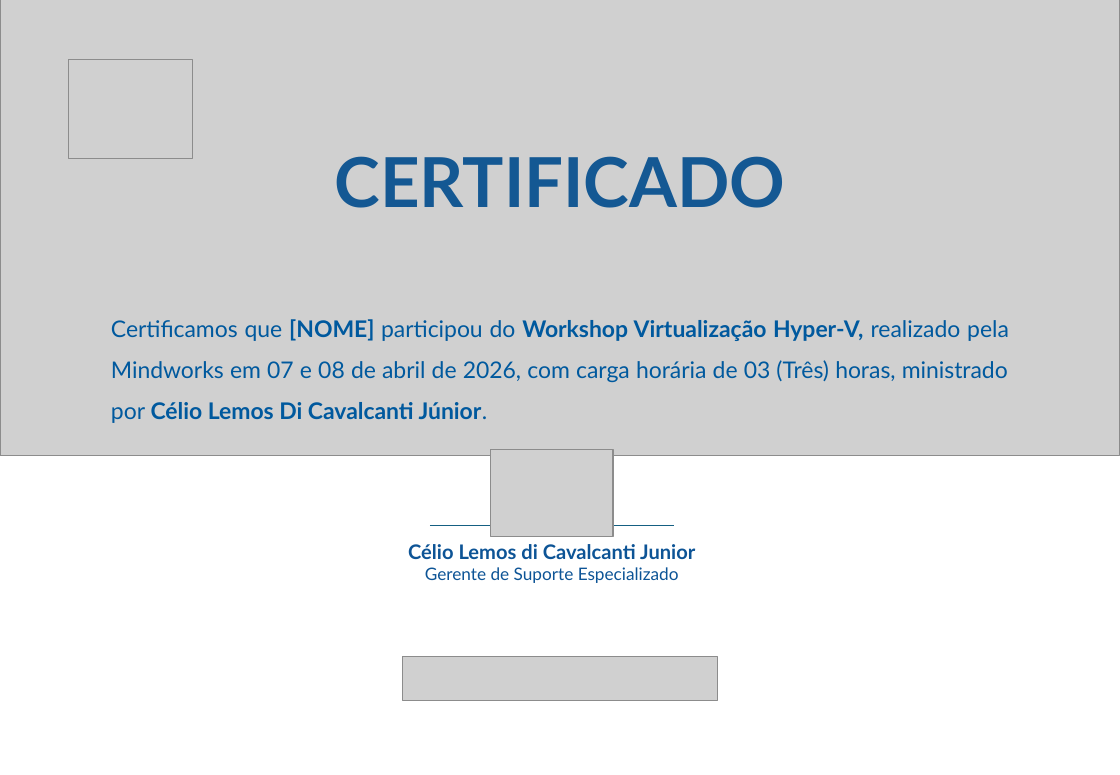
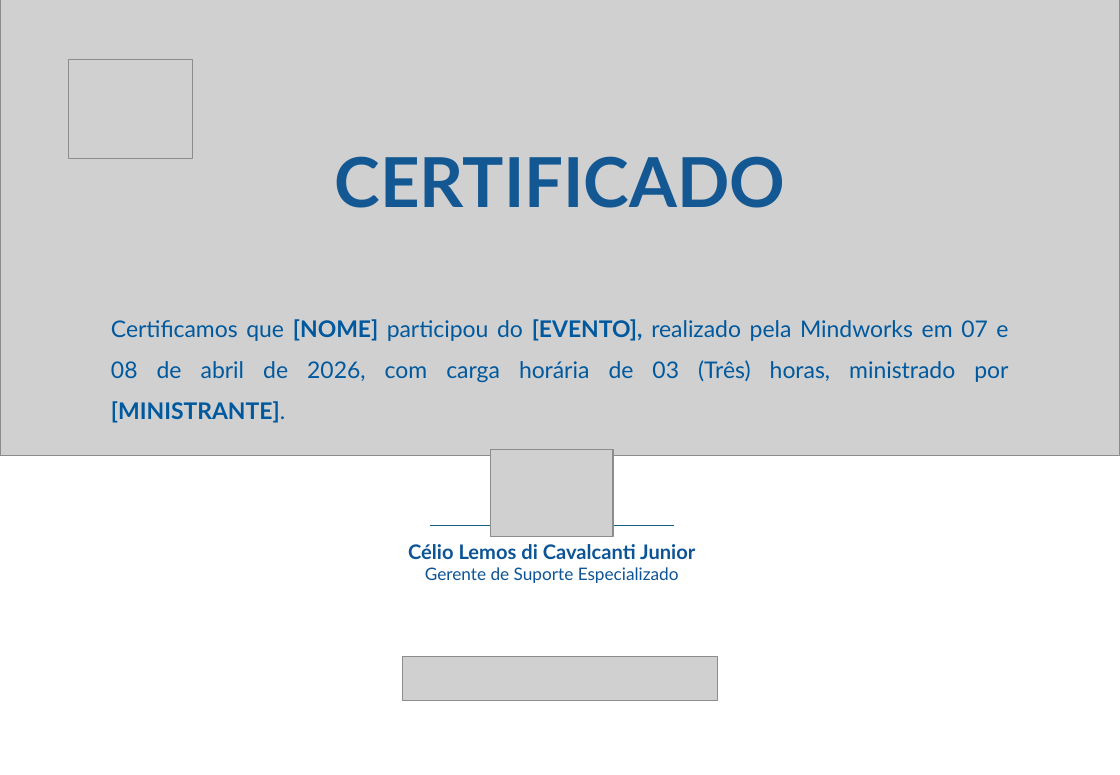
Before and after one commit to guilhermebrotto/automacao-certificados, a slide deck: slide 1 of modelo_certificado.pptx. Drawn at 1120x775 pixels with LibreOffice and Linux fonts; fonts in the diff are those of the drawing; grey boxes stand for pictures. Boxes give left, top, right and bottom in pixels: in the first picture for what was removed or moved away, otherwise in the second. Text is boxed around its words. In the diff, an @@ line names an element or a change of style, - is before the commit and + after.

```diff
--- a/modelo_certificado.pptx
+++ b/modelo_certificado.pptx
@@ text at box(111, 319, 1008, 382): text changed @@
-Certificamos que [NOME] participou do Workshop Virtualização Hyper-V, realizado pela Mindworks em 07 e 08 de abril de 2026, com carga horária de 03 (Três) horas, ministrado por Célio Lemos Di Cavalcanti Júnior.
+Certificamos que [NOME] participou do [EVENTO], realizado pela Mindworks em 07 e 08 de abril de 2026, com carga horária de 03 (Três) horas, ministrado por [MINISTRANTE].
```
Also in this commit, not shown: 16 other files.
